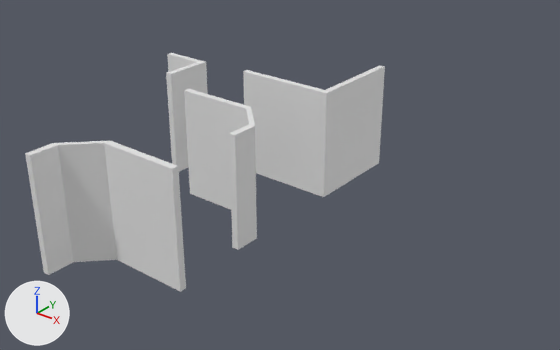
The Blender file Assets/Meshes/Corner.blend: old version first, new version second.
Before and after are seen from a 50 mm lens placed at (15.36, -21.9, 13.63), pointed at (0.19, -2.94, 1.88). Every picture has the same lights, and +X, +Y and +Z are marked at lower left.

The older version as bpy lines, for what is in view:
```python
me_lod_a_corner = bpy.data.meshes.new('LOD_A_Corner')
me_lod_a_corner.from_pydata(...)  # 24 vertices, 22 faces; spans x -4.0..0.0, y 0.0..4.0, z -0.25..4.0
me_lod_a_corner.materials.append(mat_bricks)
me_lod_a_corner_inside = bpy.data.meshes.new('LOD_A_Corner_inside')
me_lod_a_corner_inside.from_pydata(...)  # 16 vertices, 14 faces; spans x 0.0..2.0, y -2.0..0.0, z 0.0..4.25
me_lod_a_corner_inside.materials.append(mat_bricks)
me_lod_a_rounded_corner_l = bpy.data.meshes.new('LOD_A_Rounded_Corner_L')
me_lod_a_rounded_corner_l.from_pydata(...)  # 24 vertices, 22 faces; spans x -4.25..0.0, y -2.25..0.0, z -0.25..4.0
me_lod_a_rounded_corner_l.materials.append(mat_bricks)
me_lod_a_rounded_corner_r = bpy.data.meshes.new('LOD_A_Rounded_Corner_R')
me_lod_a_rounded_corner_r.from_pydata(...)  # 24 vertices, 22 faces; spans x 0.0..4.25, y -2.25..0.0, z -0.25..4.0
me_lod_a_rounded_corner_r.materials.append(mat_bricks)
ob_lod_a_corner = bpy.data.objects.new('LOD_A_Corner', me_lod_a_corner)
ob_lod_a_corner.location = (0.0, 0.0, 0.0)
ob_lod_a_corner_inside = bpy.data.objects.new('LOD_A_Corner_inside', me_lod_a_corner_inside)
ob_lod_a_corner_inside.location = (-8.0, 0.0, -0.25)
ob_lod_a_rounded_corner_l = bpy.data.objects.new('LOD_A_Rounded_Corner_L', me_lod_a_rounded_corner_l)
ob_lod_a_rounded_corner_l.location = (-4.0, -10.0, 0.0)
ob_lod_a_rounded_corner_l.rotation_euler = (0.0, 0.0, 3.142)  # degrees (0, 0, 180)
ob_lod_a_rounded_corner_r = bpy.data.objects.new('LOD_A_Rounded_Corner_R', me_lod_a_rounded_corner_r)
ob_lod_a_rounded_corner_r.location = (0.0, -5.0, 0.0)
ob_lod_a_rounded_corner_r.rotation_euler = (0.0, 0.0, 1574.0)  # degrees (0, 0, 184)
```
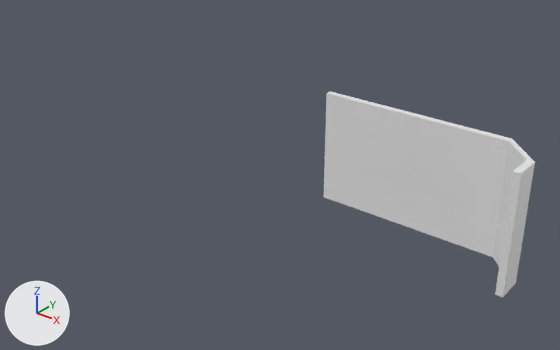
The change, as a list of edits to the scene's bpy script:
```text
Add me_lod_a_wall:
    me_lod_a_wall.from_pydata([(4.0, 0.0, 4.0), (0.0, 0.0, 4.0), (0.0, 0.25, 4.0), (4.0, 0.0, -0.25), (4.0, 0.25, -0.25), (4.0, 0.25, 4.0), (0.0, 0.0, -0.25), (0.0, 0.25, -0.25), (4.0, 0.0, 0.0), (4.0, 0.25, 0.0), (0.0, 0.25, 0.0), (0.0, 0.0, 0.0)], [], [(0, 5, 2, 1), (9, 4, 7, 10), (10, 7, 6, 11), (9, 8, 3, 4), (3, 6, 7, 4), (11, 6, 3, 8), (1, 11, 8, 0), (5, 0, 8, 9), (2, 10, 11, 1), (5, 9, 10, 2)])
    me_lod_a_wall.materials.append(mat_bricks)
Change ob_lod_a_corner:
    add ob_lod_a_corner.hide_set(True)
Change ob_lod_a_rounded_corner_l:
    ob_lod_a_rounded_corner_l.location: (-4.0, -10.0, 0.0) -> (-4.25, -2.0, 0.0)
    add ob_lod_a_rounded_corner_l.hide_set(True)
Change ob_lod_a_rounded_corner_r:
    ob_lod_a_rounded_corner_r.location: (0.0, -5.0, 0.0) -> (8.25, -2.0, 0.0)
Change ob_lod_a_corner_inside:
    ob_lod_a_corner_inside.location: (-8.0, 0.0, -0.25) -> (-2.0, 0.0, -0.25)
    add ob_lod_a_corner_inside.hide_viewport = True
Add ob_material_scale_preview:
    ob_material_scale_preview = bpy.data.objects.new('Material scale preview', me_lod_a_wall)
    ob_material_scale_preview.location = (0.0, 0.0, 0.0)
```

Location of each change, (x1, y1, x2, y2) in pixels of the pictures (560 x 350 px):
'LOD_A_Rounded_Corner_R', moved
    before: (184, 89, 257, 250)
    after: (414, 117, 535, 297)
'LOD_A_Rounded_Corner_L', hidden
    before: (25, 141, 186, 292)
'LOD_A_Corner', hidden
    before: (243, 65, 385, 197)
'Material scale preview', added
    after: (324, 91, 427, 229)
'LOD_A_Corner_inside', hidden
    before: (166, 53, 208, 172)
